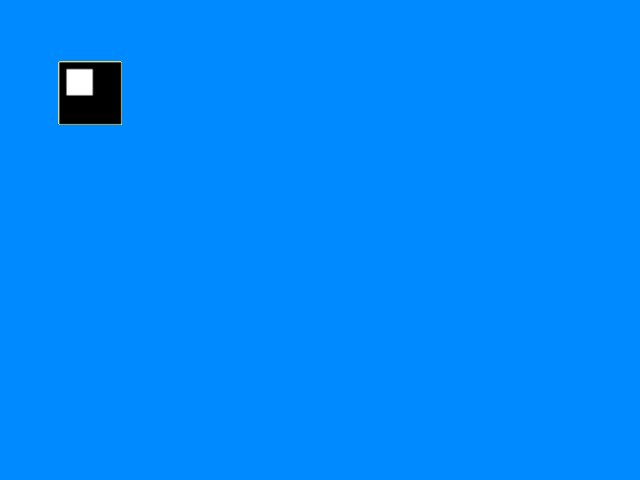
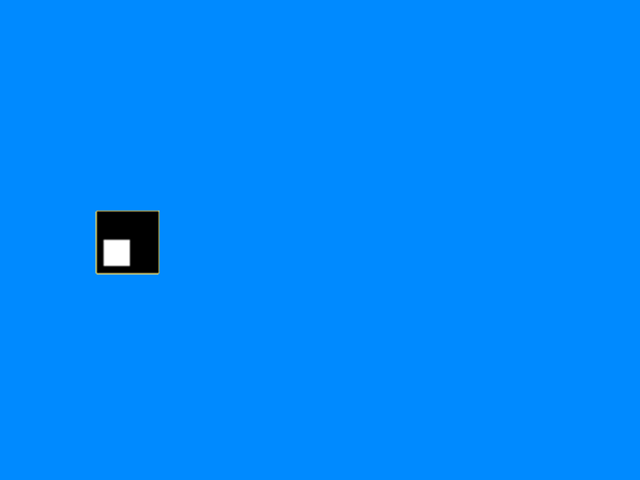
The second (640, 480) image is a revision of the first. Changes to its layers:
renamed "pattern2.jpg" to "pattern1", painted on it over [58, 61, 161, 276]
